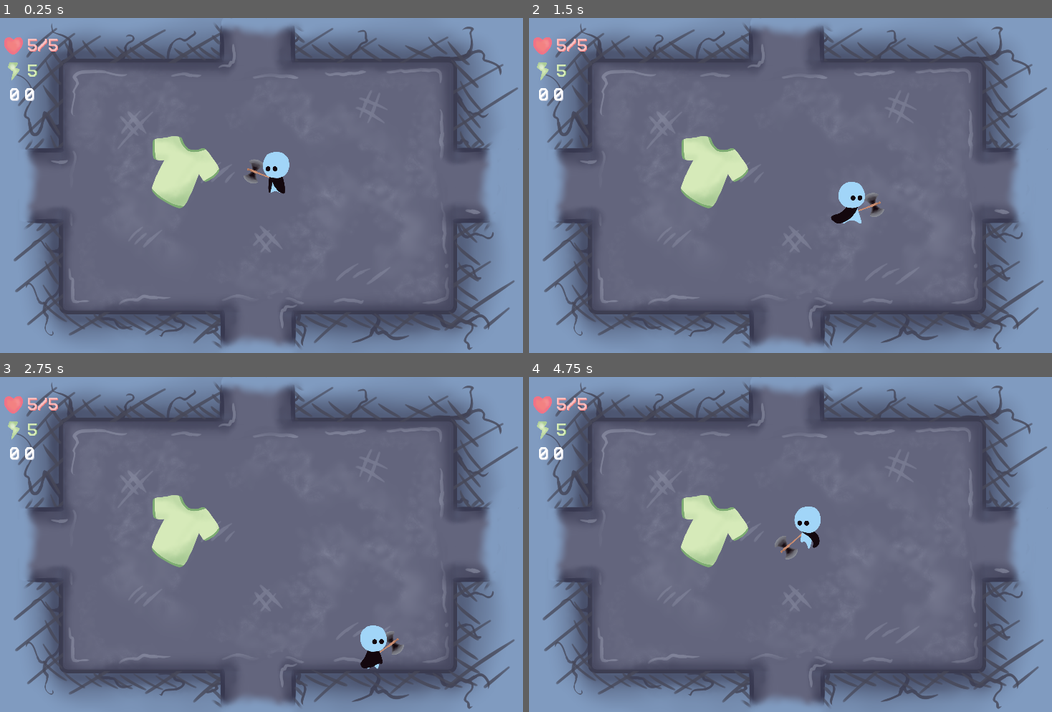
Above: before the commit, frames 1-4 (two rows, left to right).
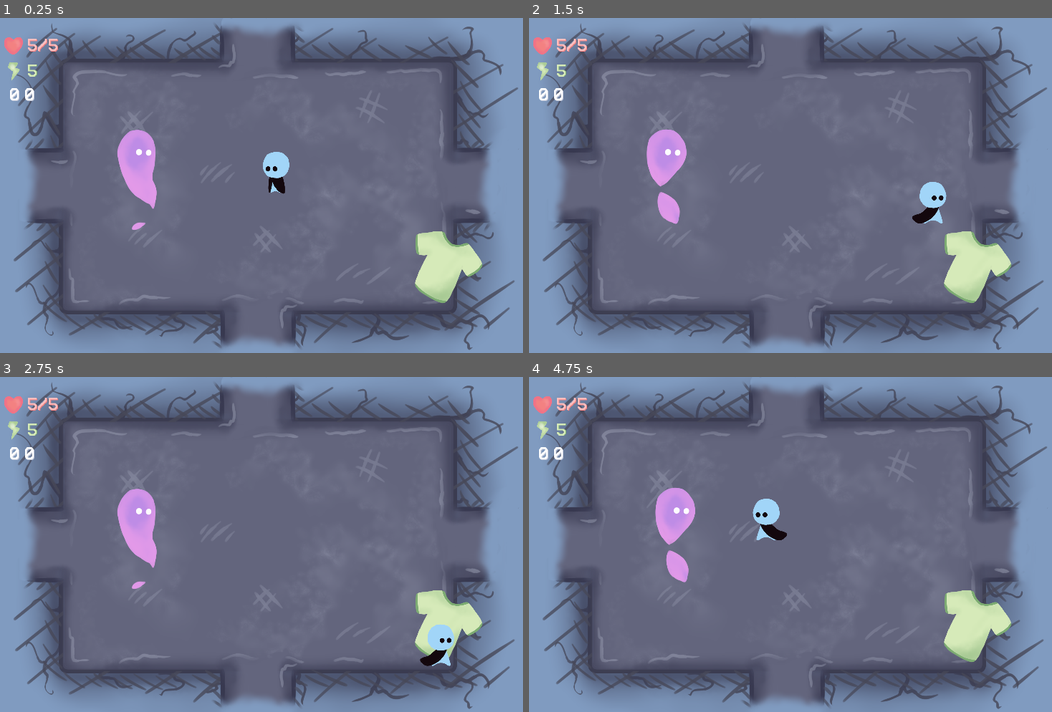
Above: after the commit, the same moments.

Repository: bucketfish/box-arena
Game: Godot game, scene res://base.tscn
Two runs of this game, one before a commit and one after it. Both use one fixed random seed, a clock stepped at 60 frames per second and the inputs below.
Inputs:
- Up to frame 1 (0.25 s): no input
- Up to frame 2 (1.5 s): hold Right (right) 0.53-1.28 s; tap X (attack) at 0.6, 1.35 s; hold Down (down) from 1.28 s (still down)
- Up to frame 3 (2.75 s): release Down (down) at 2.03 s; hold Right (right) from 2.03 s (still down); tap Z (pickup) at 2.1 s; tap X (attack) at 2.3 s
- Up to frame 4 (4.75 s): release Right (right) at 2.78 s; hold Up (ui_up) 2.78-3.53 s; tap X (attack) at 2.85, 3.6, 4.55 s; hold Left (left) from 3.53 s (still down); tap Z (pickup) at 4.35 s

The runs differ from the first frame. In frame 1, 4.8% of the frame differs, in the area x 22-93%, y 33-86%; in frame 2, 5.8%; in frame 3, 5.4%; in frame 4, 5.6%.

Commit message:
sol hurt

Diff:
--- a/base.tscn
+++ b/base.tscn
@@ -19,6 +19,7 @@
 [ext_resource path="res://combat/hitbox.tscn" type="PackedScene" id=17]
 [ext_resource path="res://combat/hurtbox.tscn" type="PackedScene" id=18]
 [ext_resource path="res://test.gd" type="Script" id=19]
+[ext_resource path="res://monsters/sol.tscn" type="PackedScene" id=20]
 
 [sub_resource type="DynamicFont" id=12]
 size = 28
@@ -156,7 +157,7 @@
 [node name="room" parent="." instance=ExtResource( 1 )]
 
 [node name="enemy dummy" type="Node2D" parent="."]
-position = Vector2( 374, 271 )
+position = Vector2( 844, 441 )
 script = ExtResource( 19 )
 
 [node name="Sprite" type="Sprite" parent="enemy dummy"]
@@ -482,6 +483,9 @@
 anims/fromright = SubResource( 3 )
 anims/fromup = SubResource( 6 )
 
+[node name="monster" parent="." instance=ExtResource( 20 )]
+position = Vector2( 295, 272 )
+
 [editable path="gui/inventory/info/holder/values/damage"]
 [editable path="gui/inventory/info/holder/values/energy"]
 [editable path="gui/inventory/info/holder/values/health"]
--- /dev/null
+++ b/monsters/monster.gd
@@ -0,0 +1,29 @@
+extends KinematicBody2D
+
+
+var health
+var damage
+var invincible = false
+export var type = "nyam"
+const item = preload("res://items/item.tscn")
+onready var base = get_node("/root/base")
+
+func _ready():
+	health = Data.bosses[type]["health"]
+	damage = Data.bosses[type]["damage"]
+
+func hurt():
+	health -= Data.items[Persistent.weapon]['damage']
+	if health <= 0:
+		die()
+
+
+
+func die():
+	for i in Data.bosses[type]["drop"]:
+		var curitem = item.instance()
+		curitem.itemname = i
+		curitem.global_position = global_position + Vector2(rand_range(-40, 40), rand_range(-40, 40))
+		base.curroom.call_deferred("add_child", curitem)
+
+	queue_free()
--- /dev/null
+++ b/monsters/monster.tscn
@@ -0,0 +1,41 @@
+[gd_scene load_steps=7 format=2]
+
+[ext_resource path="res://assets/monsters/sol.png" type="Texture" id=1]
+[ext_resource path="res://combat/hurtbox.tscn" type="PackedScene" id=2]
+[ext_resource path="res://combat/hitbox.tscn" type="PackedScene" id=3]
+[ext_resource path="res://monsters/monster.gd" type="Script" id=4]
+
+[sub_resource type="RectangleShape2D" id=1]
+extents = Vector2( 40, 87.5 )
+
+[sub_resource type="CircleShape2D" id=2]
+radius = 201.122
+
+[node name="monster" type="KinematicBody2D"]
+collision_layer = 0
+script = ExtResource( 4 )
+
+[node name="Sprite" type="Sprite" parent="."]
+scale = Vector2( 0.4, 0.4 )
+texture = ExtResource( 1 )
+hframes = 3
+vframes = 4
+
+[node name="CollisionShape2D" type="CollisionShape2D" parent="."]
+position = Vector2( 0, 12.5 )
+shape = SubResource( 1 )
+
+[node name="hitbox" parent="." instance=ExtResource( 3 )]
+visible = false
+
+[node name="hurtbox" parent="." instance=ExtResource( 2 )]
+position = Vector2( 0, 10 )
+
+[node name="player_detect" type="Area2D" parent="."]
+collision_layer = 0
+collision_mask = 64
+
+[node name="CollisionShape2D" type="CollisionShape2D" parent="player_detect"]
+shape = SubResource( 2 )
+
+[editable path="hurtbox"]
--- /dev/null
+++ b/monsters/player_detect.gd
@@ -0,0 +1,12 @@
+extends Area2D
+
+var player = null
+
+func can_see_player():
+	return player != null
+
+func _on_player_detect_body_entered(body):
+	player = body
+
+func _on_player_detect_body_exited(body):
+	player = null
--- /dev/null
+++ b/monsters/sol.gd
@@ -0,0 +1,54 @@
+extends "res://monsters/monster.gd"
+
+onready var anim = $animtree.get("parameters/playback")
+onready var player_detect = $player_detect
+onready var sprite = $Sprite
+
+var velocity = Vector2()
+var knockback = Vector2()
+
+export var speed = 170
+export var friction = 0.4
+export var acceleration = 0.4
+
+var state = "idle"
+
+func _ready():
+	anim.travel("idle")
+
+func take_damage():
+	if !invincible:
+		invincible = true
+		knockback = player_detect.player.knockback_vector * 500
+		hurt()
+		yield(get_tree().create_timer(1), "timeout")
+		invincible = false
+
+
+func _physics_process(delta):
+	knockback = lerp(knockback, Vector2(), friction * delta * 10)
+
+	knockback = move_and_slide(knockback)
+
+	match state:
+		"idle":
+			velocity = lerp(velocity, Vector2(), friction * delta * 100)
+
+			seek_player()
+
+		"chase":
+			var player = player_detect.player
+			if player != null:
+				var direction = (player.global_position - global_position).normalized()
+
+				velocity = lerp(velocity, direction * speed, acceleration * delta * 100)
+
+			else:
+				state = "idle"
+			sprite.flip_h = velocity.x < 0
+
+	velocity = move_and_slide(velocity)
+
+func seek_player():
+	if player_detect.can_see_player():
+		state = "chase"
--- /dev/null
+++ b/monsters/sol.tscn
@@ -0,0 +1,107 @@
+[gd_scene load_steps=13 format=2]
+
+[ext_resource path="res://monsters/monster.tscn" type="PackedScene" id=1]
+[ext_resource path="res://monsters/sol.gd" type="Script" id=2]
+[ext_resource path="res://monsters/player_detect.gd" type="Script" id=3]
+
+[sub_resource type="Animation" id=2]
+length = 0.001
+tracks/0/type = "value"
+tracks/0/path = NodePath("Sprite:frame")
+tracks/0/interp = 1
+tracks/0/loop_wrap = true
+tracks/0/imported = false
+tracks/0/enabled = true
+tracks/0/keys = {
+"times": PoolRealArray( 0 ),
+"transitions": PoolRealArray( 1 ),
+"update": 0,
+"values": [ 0 ]
+}
+
+[sub_resource type="Animation" id=3]
+resource_name = "charge"
+length = 1.6
+step = 0.2
+tracks/0/type = "value"
+tracks/0/path = NodePath("Sprite:frame")
+tracks/0/interp = 1
+tracks/0/loop_wrap = true
+tracks/0/imported = false
+tracks/0/enabled = true
+tracks/0/keys = {
+"times": PoolRealArray( 0, 0.2, 0.4, 0.6, 0.8, 1, 1.2, 1.4 ),
+"transitions": PoolRealArray( 1, 1, 1, 1, 1, 1, 1, 1 ),
+"update": 1,
+"values": [ 4, 5, 6, 7, 8, 9, 10, 11 ]
+}
+
+[sub_resource type="Animation" id=1]
+resource_name = "idle"
+length = 0.8
+loop = true
+step = 0.2
+tracks/0/type = "value"
+tracks/0/path = NodePath("Sprite:frame")
+tracks/0/interp = 1
+tracks/0/loop_wrap = true
+tracks/0/imported = false
+tracks/0/enabled = true
+tracks/0/keys = {
+"times": PoolRealArray( 0, 0.2, 0.4, 0.6 ),
+"transitions": PoolRealArray( 1, 1, 1, 1 ),
+"update": 1,
+"values": [ 0, 1, 2, 3 ]
+}
+
+[sub_resource type="AnimationNodeAnimation" id=4]
+animation = "charge"
+
+[sub_resource type="AnimationNodeAnimation" id=5]
+animation = "idle"
+
+[sub_resource type="AnimationNodeStateMachineTransition" id=8]
+
+[sub_resource type="AnimationNodeStateMachineTransition" id=9]
+switch_mode = 2
+
+[sub_resource type="AnimationNodeStateMachine" id=6]
+states/charge/node = SubResource( 4 )
+states/charge/position = Vector2( 360.5, 93 )
+states/idle/node = SubResource( 5 )
+states/idle/position = Vector2( 203.5, 99.5 )
+transitions = [ "idle", "charge", SubResource( 8 ), "charge", "idle", SubResource( 9 ) ]
+start_node = "idle"
+
+[sub_resource type="AnimationNodeStateMachinePlayback" id=7]
+
+[node name="monster" instance=ExtResource( 1 )]
+script = ExtResource( 2 )
+type = "sol"
+
+[node name="hitbox" parent="." index="2"]
+collision_layer = 32
+collision_mask = 4
+
+[node name="hurtbox" parent="." index="3"]
+collision_layer = 16
+collision_mask = 8
+
+[node name="anim" type="AnimationPlayer" parent="." index="4"]
+anims/RESET = SubResource( 2 )
+anims/charge = SubResource( 3 )
+anims/idle = SubResource( 1 )
+
+[node name="animtree" type="AnimationTree" parent="." index="5"]
+tree_root = SubResource( 6 )
+anim_player = NodePath("../anim")
+active = true
+parameters/playback = SubResource( 7 )
+
+[node name="player_detect" parent="." index="6"]
+script = ExtResource( 3 )
+
+[connection signal="body_entered" from="player_detect" to="player_detect" method="_on_player_detect_body_entered"]
+[connection signal="body_exited" from="player_detect" to="player_detect" method="_on_player_detect_body_exited"]
+
+[editable path="hurtbox"]
--- a/player/player.gd
+++ b/player/player.gd
@@ -1,6 +1,8 @@
 extends KinematicBody2D
 
 var velocity = Vector2()
+var knockback_vector = Vector2()
+
 export var speed = 300
 export var friction = 0.4
 export var acceleration = 0.6
@@ -47,6 +49,7 @@
 
 	# if the player is moving
 	elif direction.length() > 0:
+		knockback_vector = direction
 		velocity = lerp(velocity, direction.normalized() * speed, acceleration * delta * 100)
 		state = "walk"
 
@@ -64,7 +67,7 @@
 		state = "idle"
 
 	# attack animation
-	if Input.is_action_just_pressed('attack') && canmove:
+	if Input.is_action_just_pressed('attack') && canmove && Persistent.weapon:
 		state = "attack"
 
 
--- a/player/player.tscn
+++ b/player/player.tscn
@@ -1,8 +1,7 @@
-[gd_scene load_steps=23 format=2]
+[gd_scene load_steps=24 format=2]
 
 [ext_resource path="res://assets/player/spritesheet.png" type="Texture" id=1]
 [ext_resource path="res://player/player.gd" type="Script" id=2]
-[ext_resource path="res://assets/items/battle axe.png" type="Texture" id=3]
 [ext_resource path="res://combat/hurtbox.tscn" type="PackedScene" id=4]
 [ext_resource path="res://combat/hitbox.tscn" type="PackedScene" id=5]
 
@@ -212,8 +211,17 @@
 [sub_resource type="CircleShape2D" id=17]
 radius = 80.0
 
+[sub_resource type="CapsuleShape2D" id=18]
+radius = 23.0
+height = 22.0
+
+[sub_resource type="CapsuleShape2D" id=19]
+radius = 53.0
+height = 60.0
+
 [node name="player" type="KinematicBody2D" groups=["player"]]
 z_index = 10
+collision_layer = 64
 script = ExtResource( 2 )
 
 [node name="Sprite" type="Sprite" parent="."]
@@ -227,7 +235,6 @@
 position = Vector2( -40, 75 )
 rotation = -0.488692
 scale = Vector2( 0.5, 0.5 )
-texture = ExtResource( 3 )
 offset = Vector2( -180, -210 )
 
 [node name="CollisionShape2D" type="CollisionShape2D" parent="."]
@@ -265,5 +272,14 @@
 [node name="hurtbox" parent="." instance=ExtResource( 4 )]
 collision_mask = 32
 
+[node name="CollisionShape2D" parent="hurtbox" index="0"]
+shape = SubResource( 18 )
+
 [node name="hitbox" parent="." instance=ExtResource( 5 )]
 monitorable = false
+
+[node name="CollisionShape2D" parent="hitbox" index="0"]
+shape = SubResource( 19 )
+
+[editable path="hurtbox"]
+[editable path="hitbox"]
--- a/project.godot
+++ b/project.godot
@@ -75,12 +75,13 @@
 
 [layer_names]
 
-2d_physics/layer_1="player and room"
+2d_physics/layer_1="room"
 2d_physics/layer_2="items pickup area"
 2d_physics/layer_3="player hurtbox"
 2d_physics/layer_4="player hitbox"
 2d_physics/layer_5="enemy hurtbox"
 2d_physics/layer_6="enemy hitbox"
+2d_physics/layer_7="player"
 
 [physics]
 
Binary file added: assets/monsters/sol.png
Binary file added: assets/monsters/sol/sol0000.png
Binary file added: assets/monsters/sol/sol0001.png
Binary file added: assets/monsters/sol/sol0002.png
Binary file added: assets/monsters/sol/sol0003.png
Binary file added: assets/monsters/sol/sol0004.png
Binary file added: assets/monsters/sol/sol0005.png
Binary file added: assets/monsters/sol/sol0006.png
Binary file added: assets/monsters/sol/sol0007.png
Binary file added: assets/monsters/sol/sol0008.png
Binary file added: assets/monsters/sol/sol0009.png
Binary file added: assets/monsters/sol/sol0010.png
(and 4 more such lines)
